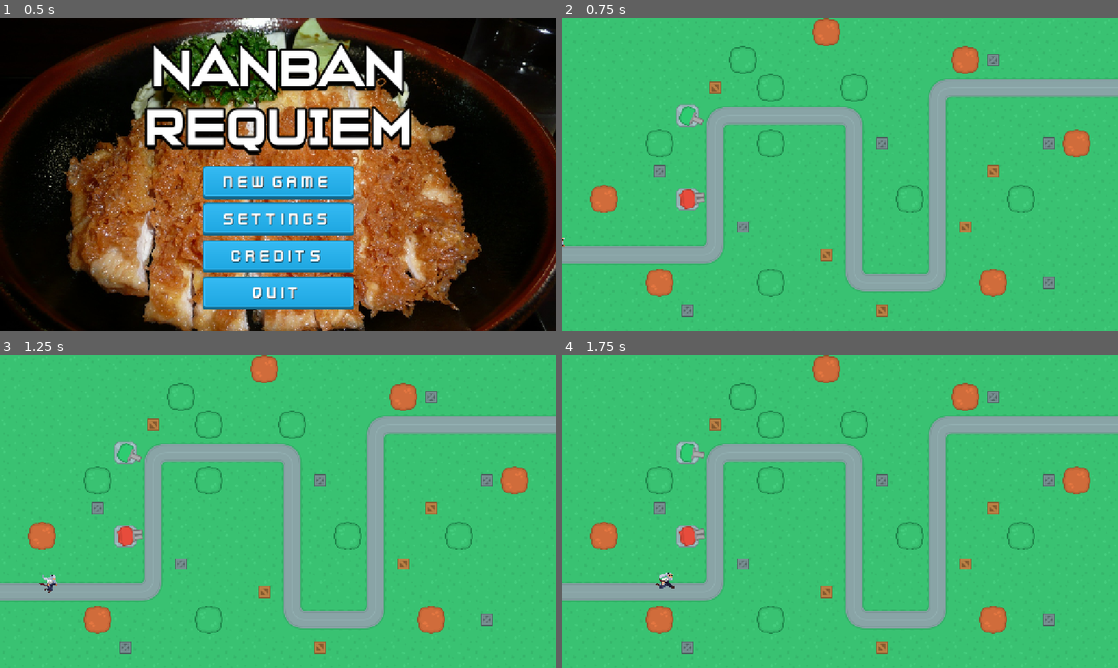
Above: before the commit, frames 1-4 (two rows, left to right).
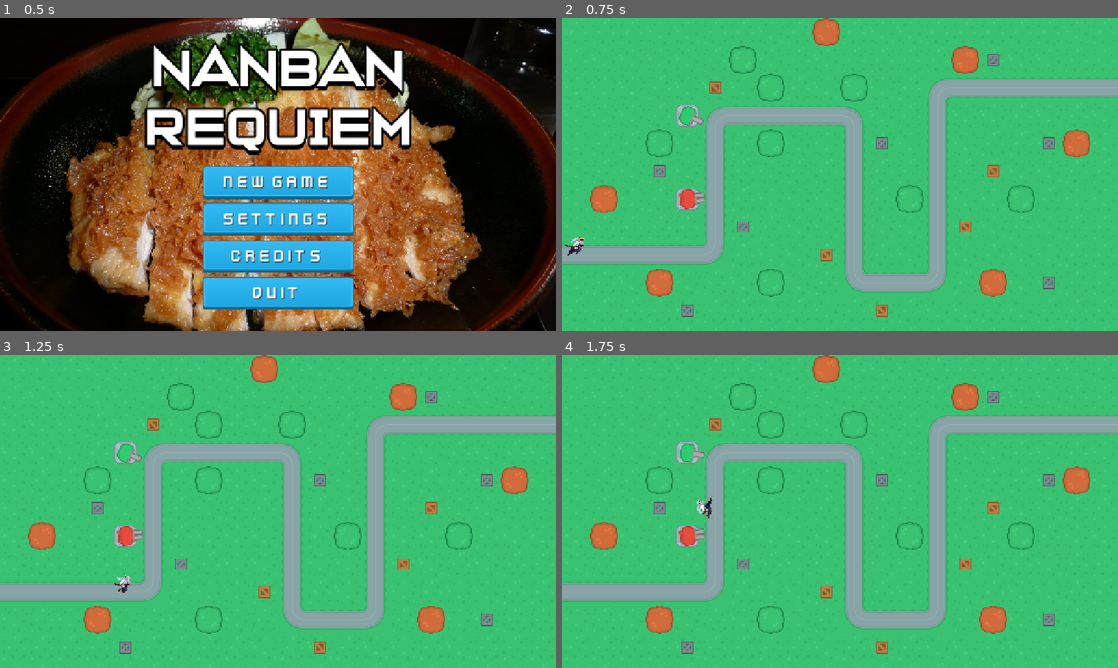
Above: after the commit, the same moments.

Repository: lukeai-tan/nanban-requiem-orbital
Game: Godot game, scene res://SceneHandler.tscn
Two runs of this game, one before a commit and one after it. Both use one fixed random seed, a clock stepped at 60 frames per second and the inputs below.
Inputs (mouse positions are in pixels of both pictures, inside the frame that each line leads up to):
- Up to frame 1 (0.5 s): no input
- Up to frame 2 (0.75 s): click "New Game" at 0.5 s
- Up to frame 3 (1.25 s): no input
- Up to frame 4 (1.75 s): move the mouse to (962, 495) at 1.27 s

Frame 1 is identical in both runs. In frame 2, 0.1% of the frame differs, in the area x 0-4%, y 70-76%; in frame 3, 0.2%; in frame 4, 0.2%, in the area x 16-27%, y 45-75%.

Commit message:
added skeleton code for GameScene

Diff:
--- a/Scenes/Enemies/Samurai.tscn
+++ b/Scenes/Enemies/Samurai.tscn
@@ -262,7 +262,7 @@
 texture_filter = 1
 sprite_frames = SubResource("SpriteFrames_n58dq")
 animation = &"attack"
-frame_progress = 0.343766
+frame_progress = 0.403475
 speed_scale = 2.0
 
 [node name="Hitbox" type="CollisionShape2D" parent="."]
--- /dev/null
+++ b/Scenes/MainScenes/GameScene.gd
@@ -0,0 +1,51 @@
+extends Node2D
+'''
+var map_node: Node2D
+var build_mode: bool = false
+var build_valid: bool = false
+var build_location: Vector2
+var build_type: String: Node2D
+
+# Called when the node enters the scene tree for the first time.
+# Sets up the scene
+func _ready():
+	# Can turn this into a variable that changes based on selected map
+	# For now we just set it to the only map we have
+	map_node = get_node("Map1")
+	for i in get_tree().get_nodes_in_group("tower_buttons"):
+		# connects signal from pressing respective buttons to call initiate build mode
+		# inputs the tower name associated with the button as the tower_type parameter
+		i.pressed.connect(inititate_build_mode.bind(i.name))
+
+# constantly update location of tower while in build mode
+# location of tower is based on mouse location
+# eg. when dragging it around the map
+func _process(delta: float):
+	if build_mode:
+		update_tower_preview()
+
+# listen for mouse clicks
+func _unhandled_input(event):
+	# TODO
+	pass
+
+func initiate_build_mode(tower_type):
+	build_type = tower_type
+	build_mode = true
+	get_node("UI").set_tower_preview(build_type, get_global_mouse_position())
+
+func update_tower_preview():
+	# TODO
+	pass
+
+func cancel_build_mode():
+	build_mode = false
+	build_valid = false
+	get_node("UI/TowerPreview").queue_free()
+
+# IF build location is valid, instantiate selected tower scene
+# position it at stored tile
+func verify_and_build():
+	# TODO
+	pass
+'''
--- a/Scenes/MainScenes/GameScene.tscn
+++ b/Scenes/MainScenes/GameScene.tscn
@@ -1,7 +1,9 @@
-[gd_scene load_steps=2 format=3 uid="uid://da5itagju6nrx"]
+[gd_scene load_steps=3 format=3 uid="uid://da5itagju6nrx"]
 
+[ext_resource type="Script" uid="uid://c3q2jl86ekc4u" path="res://Scenes/MainScenes/GameScene.gd" id="1_68uyl"]
 [ext_resource type="PackedScene" uid="uid://b1ptux668fjj2" path="res://Scenes/Maps/Map1.tscn" id="1_ianr5"]
 
 [node name="GameScene" type="Node2D"]
+script = ExtResource("1_68uyl")
 
 [node name="Map1" parent="." instance=ExtResource("1_ianr5")]
--- a/Scenes/Maps/PathFollowing.gd
+++ b/Scenes/Maps/PathFollowing.gd
@@ -1,6 +1,6 @@
 extends PathFollow2D
 
-@export var speed: float = 250.0
+@export var speed: float = 500.0
 var last_position: Vector2
 
 func _ready():
Not shown, added: Scenes/MainScenes/GameScene.gd.uid
